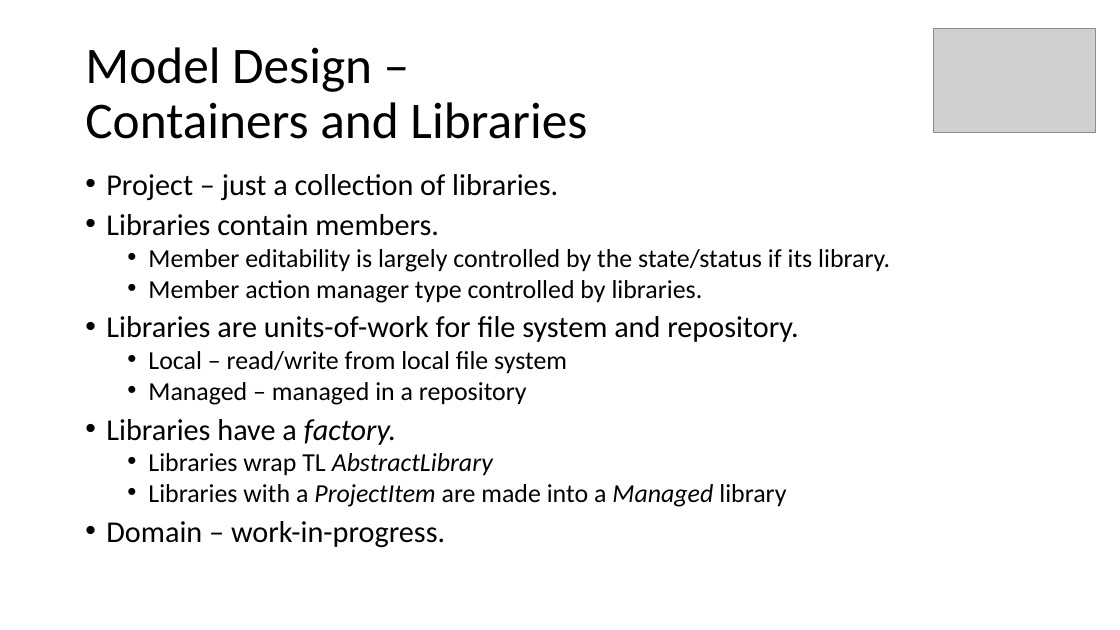
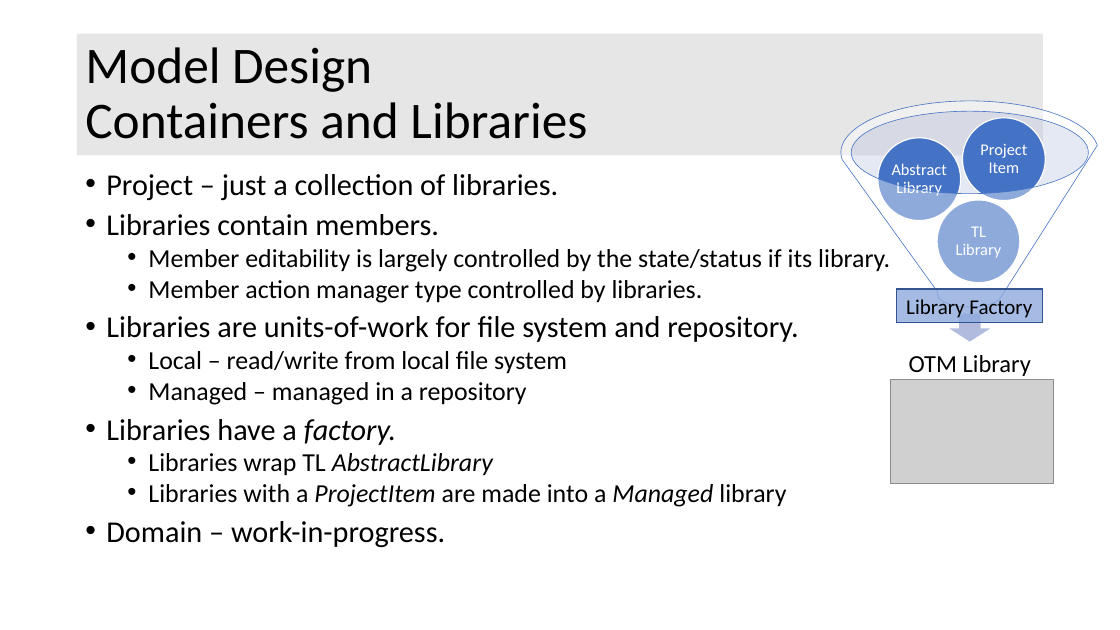
Before and after one commit to OpenTravel/OTM-DE-Utilities, a slide deck: slide 25 of otm-dex/OTM-DEX Architecture.pptx (slide 23 before the commit). Drawn at 1120x630 pixels with LibreOffice and Linux fonts; fonts in the diff are those of the drawing; grey boxes stand for pictures. Boxes give left, top, right and bottom in pixels: in the first picture for what was removed or moved away, otherwise in the second. Text is boxed around its words. In the diff, an @@ line names an element or a change of style, - is before the commit and + after.

```diff
--- a/otm-dex/OTM-DEX Architecture.pptx
+++ b/otm-dex/OTM-DEX Architecture.pptx
@@ title "Model Design Containers and Libraries": place and size @@
-title "Model Design Containers and Libraries" at (85,47,587,139)
+title "Model Design Containers and Libraries" at (77,34,1044,155)
@@ title "Model Design Containers and Libraries" at (77,34,1044,155): fill none to #E7E6E6 @@
@@ title at (85,47,587,139): text changed @@
-Model Design –
-Containers and Libraries
+Model Design
+Containers and Libraries
@@ group added at (841,101,1099,376): 4 ellipses, 4 texts, 1 down arrow, 1 funnel @@
+OTM Library
+TL Library
+Abstract Library
+Project Item
@@ rectangle added at (897,289,1043,323), fill #8FAADC at 80% opacity, outline #325491 1 pt, 18 pt, text #000000 @@
+Library Factory
@@ picture: place and size @@
-picture at (933,28,1096,132)
+picture at (891,380,1054,484)
```
Also in this commit, not shown: 32 other slides changed, 7 slides added, 8 slides removed, 5 other files.
